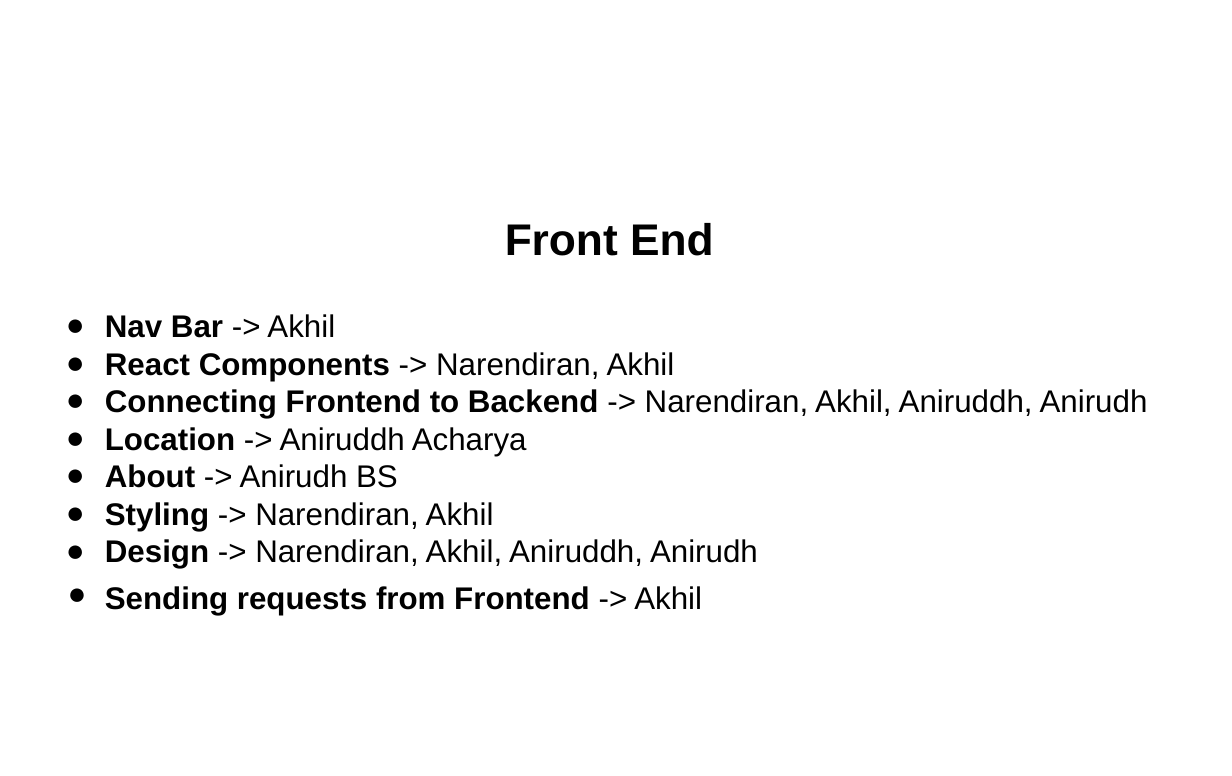
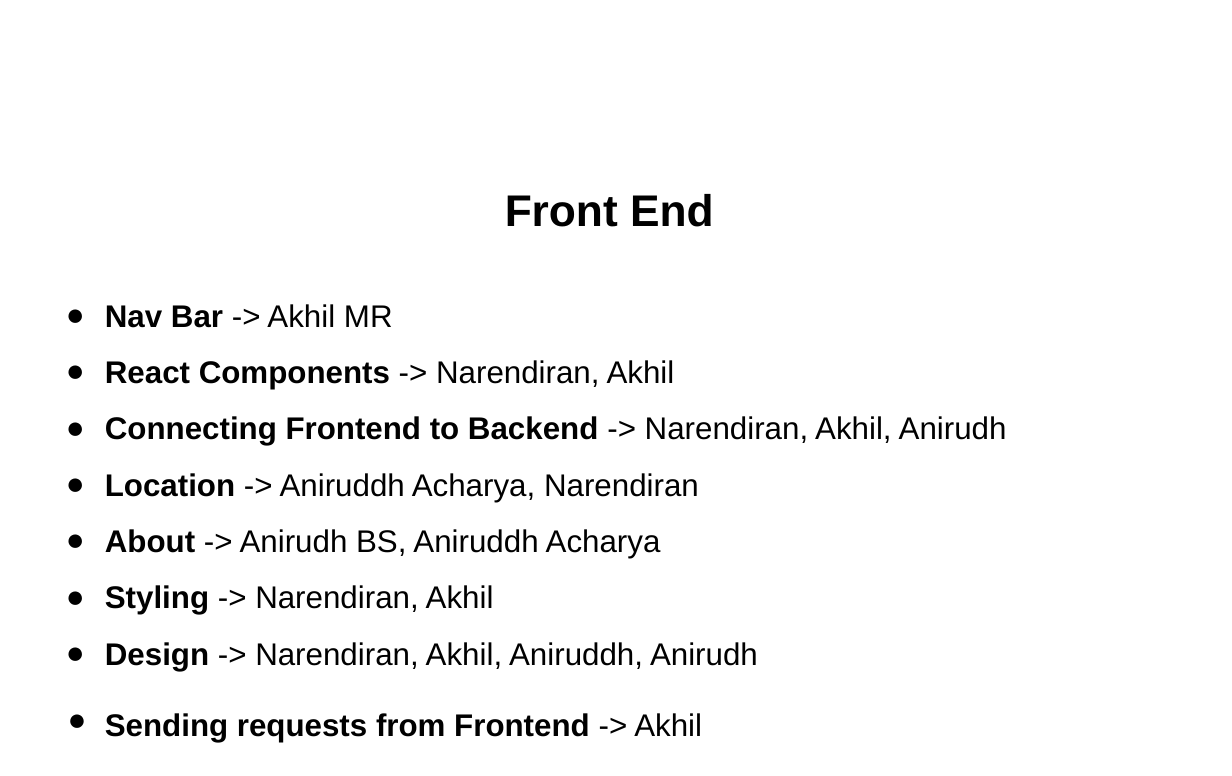
Before and after one commit to anibs2171/sage-cuisine, a slide deck: slide 6 of WTppt.pptx. Drawn at 1232x776 pixels with LibreOffice and Linux fonts; fonts in the diff are those of the drawing; background and template pictures are left out. Boxes give left, top, right and bottom in pixels: in the first picture for what was removed or moved away, otherwise in the second. Text is boxed around its words. In the diff, an @@ line names an element or a change of style, - is before the commit and + after.

```diff
--- a/WTppt.pptx
+++ b/WTppt.pptx
@@ text "Front End": place and size @@
-text "Front End" at box(105, 223, 1148, 615)
+text "Front End" at box(105, 194, 1007, 742)
@@ text at box(105, 304, 393, 328): text changed @@
-● Nav Bar -> Akhil
+● Nav Bar -> Akhil MR
@@ text at box(105, 360, 758, 742): line spacing 1 to 1.5 @@
@@ text at box(105, 416, 1007, 558): text changed @@
-● Connecting Frontend to Backend -> Narendiran, Akhil, Aniruddh, Anirudh
-● Location -> Aniruddh Acharya
-● About -> Anirudh BS
+● Connecting Frontend to Backend -> Narendiran, Akhil, Anirudh
+● Location -> Aniruddh Acharya, Narendiran
+● About -> Anirudh BS, Aniruddh Acharya
```
Also in this commit, not shown: 5 other slides changed, 1 slide added.
